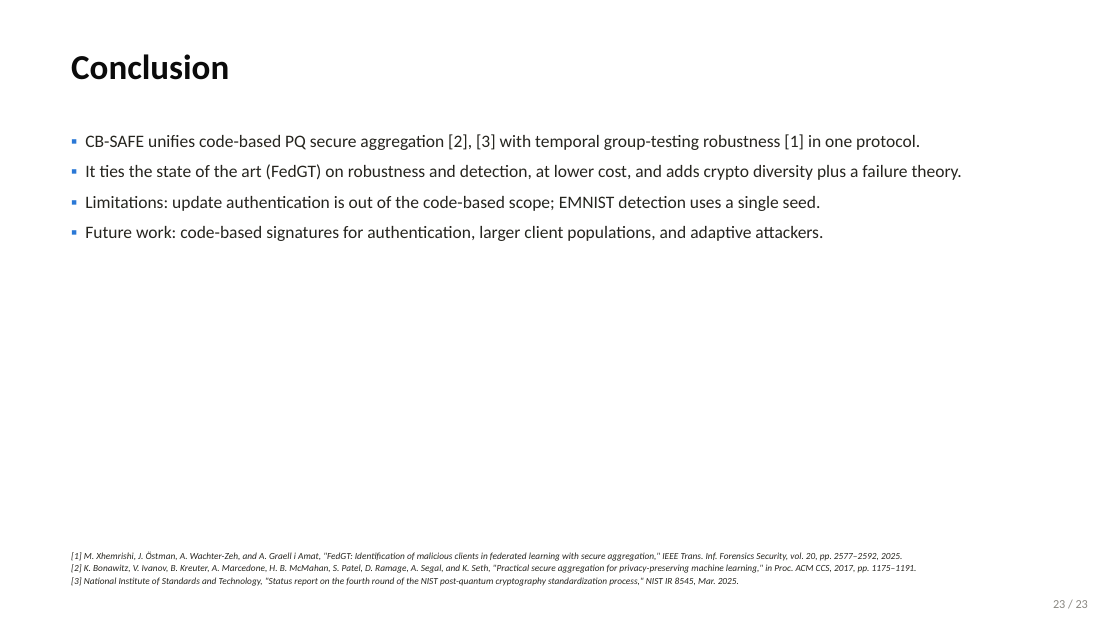
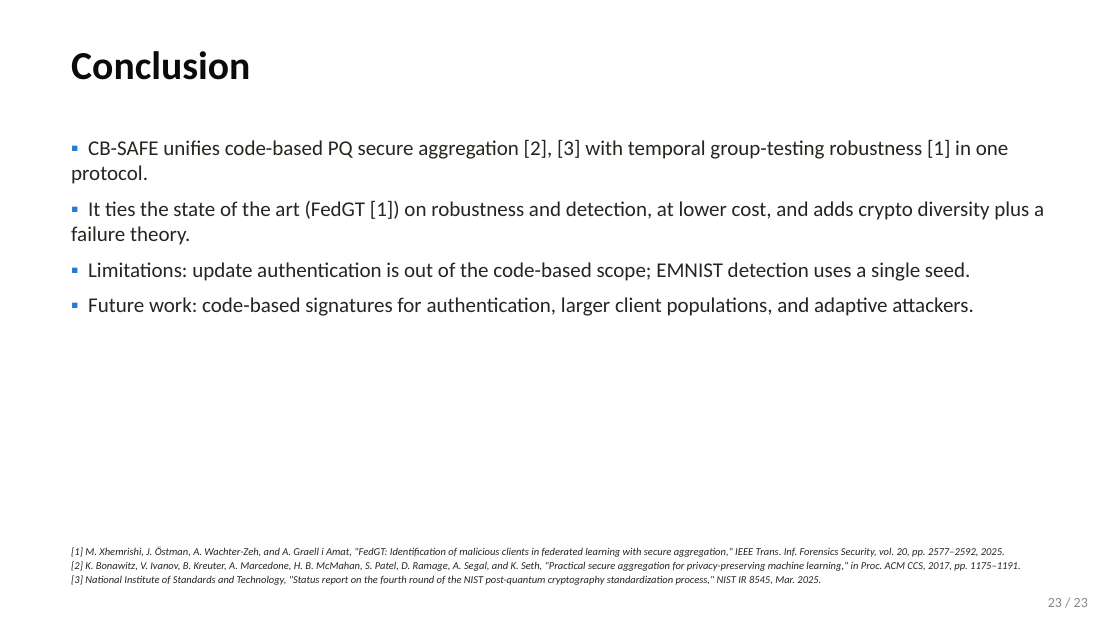
Before and after one commit to wshuv-o/cb-safe-draft, a slide deck: slide 24 of paper/cbsafe_deck.pptx. Drawn at 1120x630 pixels with LibreOffice and Linux fonts; fonts in the diff are those of the drawing. Boxes give left, top, right and bottom in pixels: in the first picture for what was removed or moved away, otherwise in the second. Text is boxed around its words. In the diff, an @@ line names an element or a change of style, - is before the commit and + after.

```diff
--- a/paper/cbsafe_deck.pptx
+++ b/paper/cbsafe_deck.pptx
@@ text "Conclusion" at box(71, 51, 250, 80): size 30 to 34 pt @@
@@ text at box(71, 140, 1009, 316): size 15 to 18 pt in "▪ CB-SAFE unifies code-based PQ secure aggregation ...", "▪ Limitations: update authentication is out of ...", "▪ Future work: code-based signatures for authentication, ..."; more space between paragraphs @@
@@ text at box(71, 201, 1044, 245): text changed; size 15 to 18 pt @@
-▪ It ties the state of the art (FedGT) on robustness and detection, at lower cost, and adds crypto diversity plus a failure theory.
+▪ It ties the state of the art (FedGT [1]) on robustness and detection, at lower cost, and adds crypto diversity plus a failure theory.
@@ text "[1] M. Xhemrishi, J. Östman, ..." at box(71, 547, 1020, 585): size 8 to 9 pt @@
@@ text "23 / 23" at box(1048, 598, 1088, 607): size 10.5 to 12 pt @@
```
Also in this commit, not shown: 23 other slides changed, 1 slide added, 1 slide removed, 27 other files.
